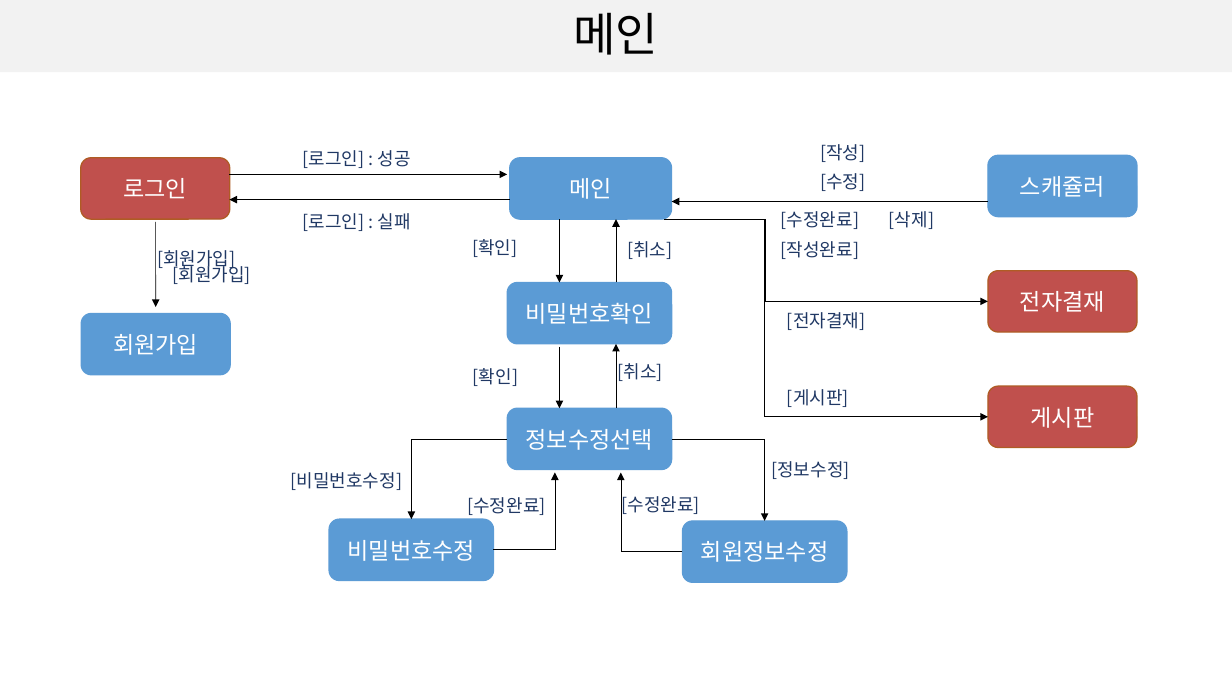
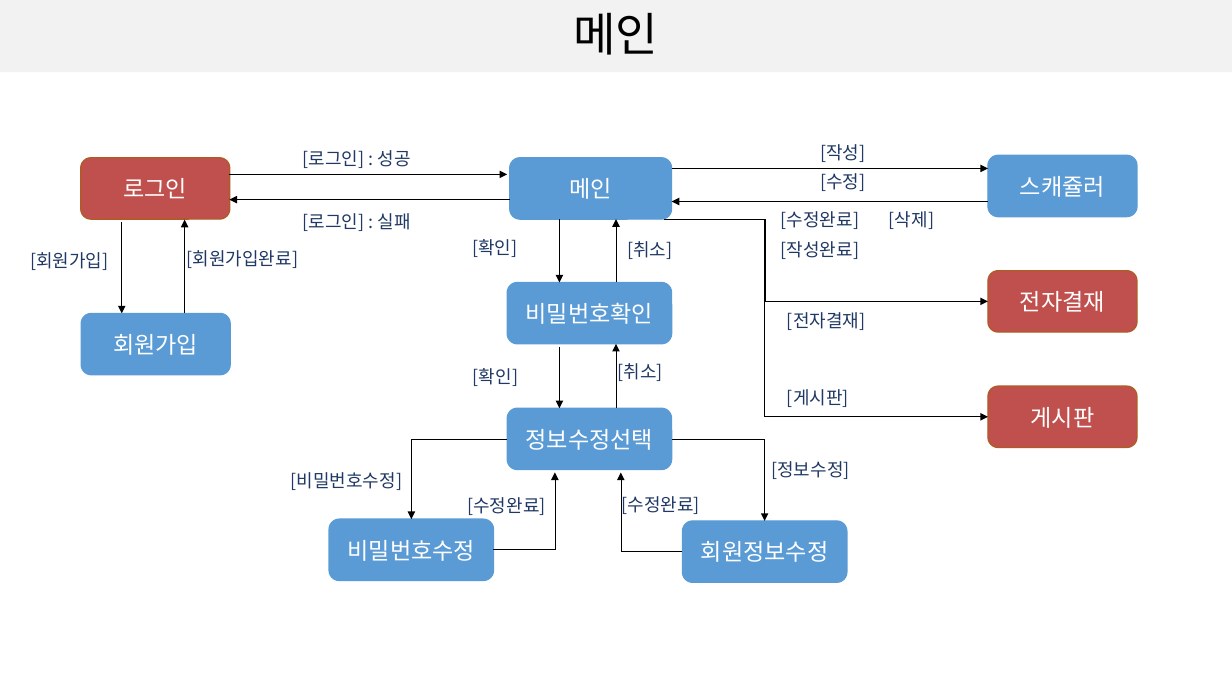
Before and after one commit to soulluna/-6th-_cosmo_1th_group, a slide deck: slide 2 of 작업완료포트폴리오/9. 화면흐름도/[6기]1조_화면흐름도_V1.0.pptx. Drawn at 1232x693 pixels with LibreOffice and Linux fonts; fonts in the diff are those of the drawing. Boxes give left, top, right and bottom in pixels: in the first picture for what was removed or moved away, otherwise in the second. Text is boxed around its words. In the diff, an @@ line names an element or a change of style, - is before the commit and + after.

```diff
--- a/작업완료포트폴리오/9. 화면흐름도/[6기]1조_화면흐름도_V1.0.pptx
+++ b/작업완료포트폴리오/9. 화면흐름도/[6기]1조_화면흐름도_V1.0.pptx
@@ arrow added from (672, 168) to (988, 168), #000000 0.5 pt @@
@@ arrow moved from (155, 222) - (156, 307) to (122, 222) - (122, 313) @@
@@ arrow added from (185, 312) to (185, 220), #000000 0.5 pt @@
@@ text "[회원가입]": place and size @@
-text "[회원가입]" at bbox=[157, 250, 235, 271]
+text "[회원가입]" at bbox=[30, 252, 108, 270]
@@ text at bbox=[187, 250, 299, 268]: text changed @@
-[회원가입]
+[회원가입완료]
```
Also in this commit, not shown: 2 other slides changed, 2 other files.
